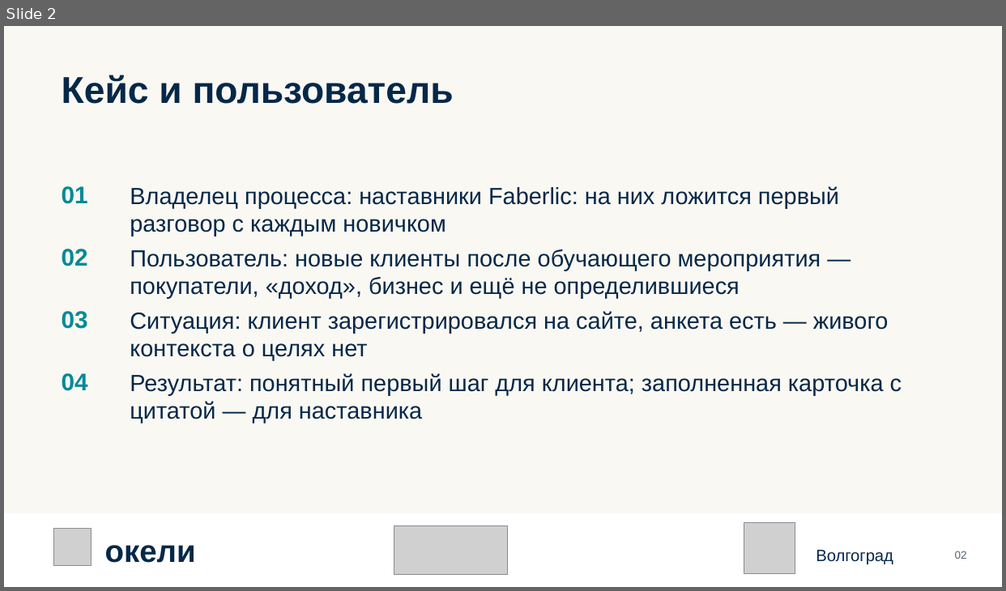
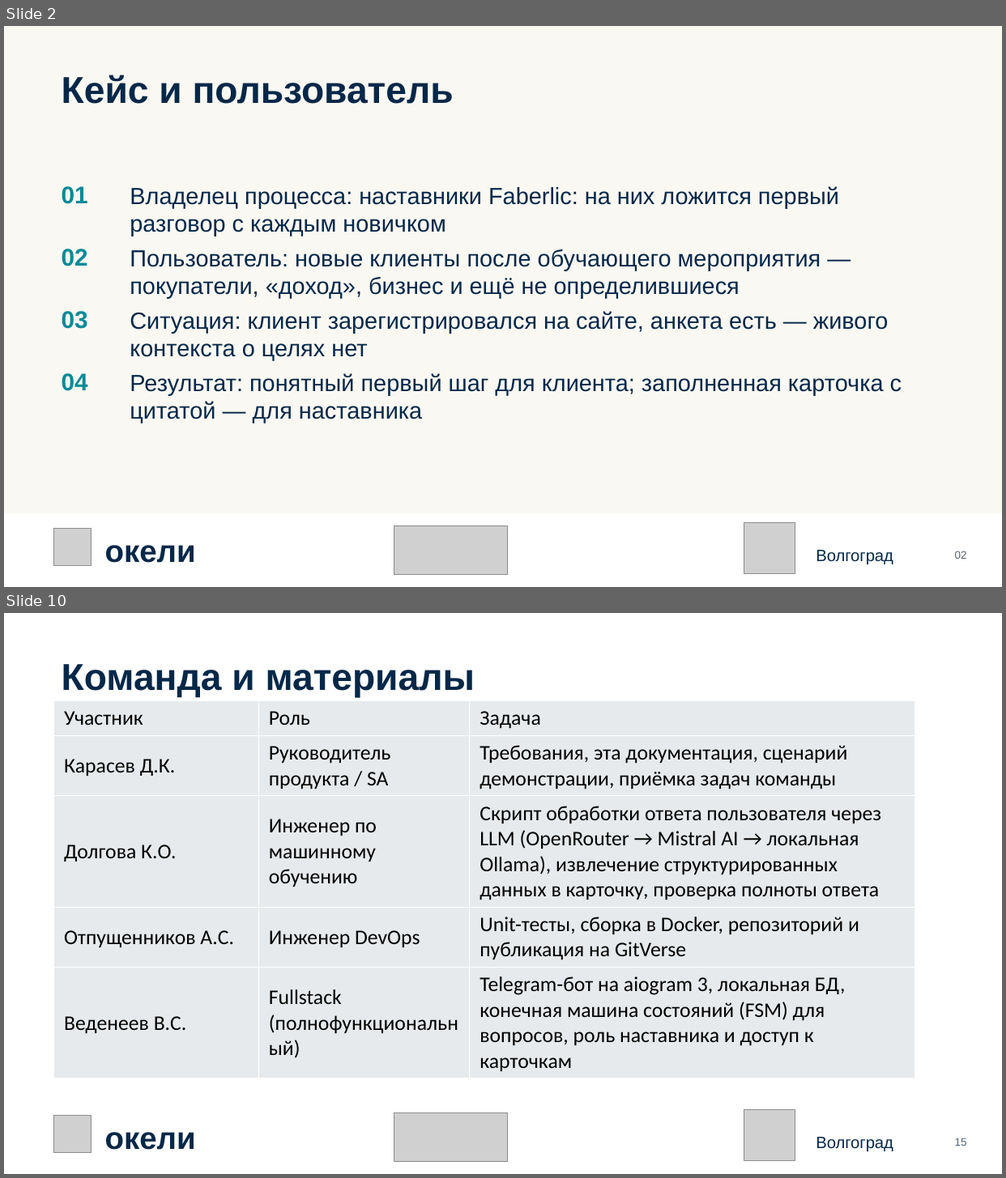
Before and after one commit to KaDyK736/FinikTeam-FB01, a slide deck: Презентация_Finik_FB01_по_шаблону.pptx. Shown one above the other, each under a label of ours: slide 2 before the commit, slides 2 and 10 after it; the slides between them are not shown. The pictures are 1006x591 and 1006x1178 pixels, drawn with LibreOffice and Linux fonts; fonts in the diff are those of the drawing; grey boxes stand for pictures. Boxes give left, top, right and bottom in pixels: in the first picture for what was removed or moved away, otherwise in the second. Text is boxed around its words. In the diff, an @@ line names an element or a change of style, - is before the commit and + after.

```diff
--- a/Презентация_Finik_FB01_по_шаблону.pptx
+++ b/Презентация_Finik_FB01_по_шаблону.pptx
@@ slide 10 added at [4, 613, 1002, 1174], background #FFFFFF @@
@@ text added at [62, 664, 475, 697], 36 pt, text #052849, bold @@
+Команда и материалы
@@ table added at [54, 701, 915, 1075], 5 rows, 3 columns @@
+Участник | Роль | Задача
+Карасев Д.К. | Руководитель продукта / SA | Требования, эта документация, сценарий демонстрации, приёмка задач команды
+Долгова К.О. | Инженер по машинному обучению | Скрипт обработки ответа пользователя через LLM (OpenRouter → Mistral AI → локальная Ollama), извлечение структурированных данных в карточку, проверка полноты ответа
+Отпущенников А.С. | Инженер DevOps | Unit-тесты, сборка в Docker, репозиторий и публикация на GitVerse
+Веденеев В.С. | Fullstack (полнофункциональный) | Telegram-бот на aiogram 3, локальная БД, конечная машина состояний (FSM) для вопросов, роль наставника и доступ к карточкам
@@ picture added at [54, 1116, 91, 1153] @@
@@ picture added at [394, 1114, 508, 1162] @@
@@ picture added at [744, 1110, 796, 1161] @@
@@ text added at [105, 1132, 196, 1150], 30 pt, text #052849, bold @@
+окели
@@ text added at [816, 1137, 893, 1152], 15.8 pt, text #052849 @@
+Волгоград
@@ text added at [955, 1138, 967, 1146], 10.5 pt, text #566572 @@
+15
```
Also in this commit, not shown: 8 slides changed, 1 other slide added, 2 slides removed.
